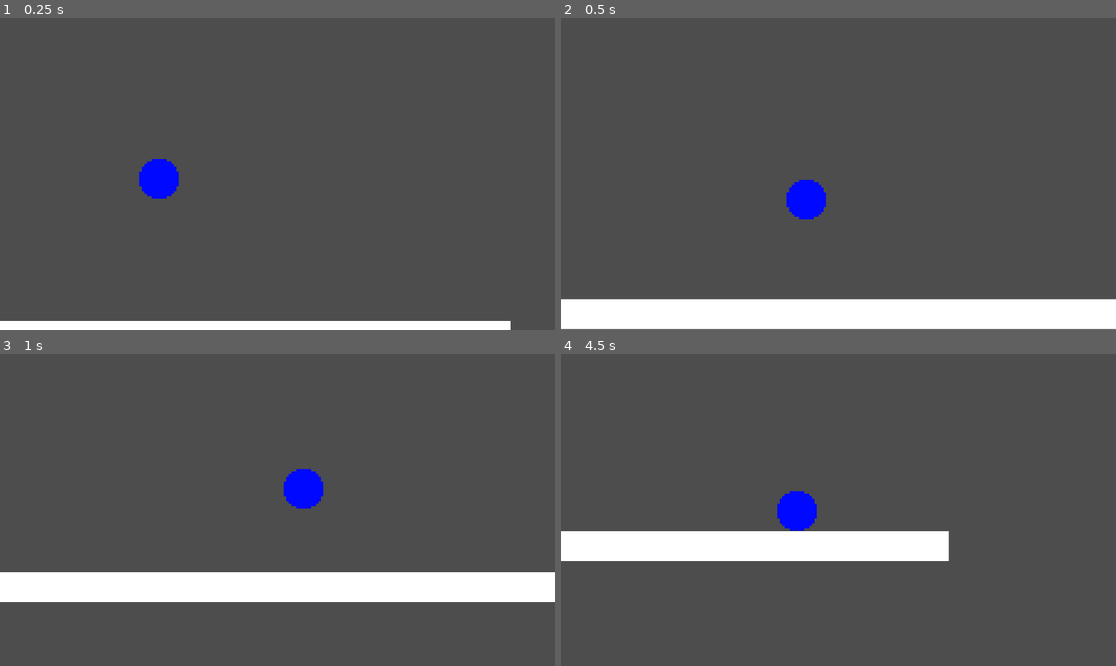
Above: before the commit, frames 1-4 (two rows, left to right).
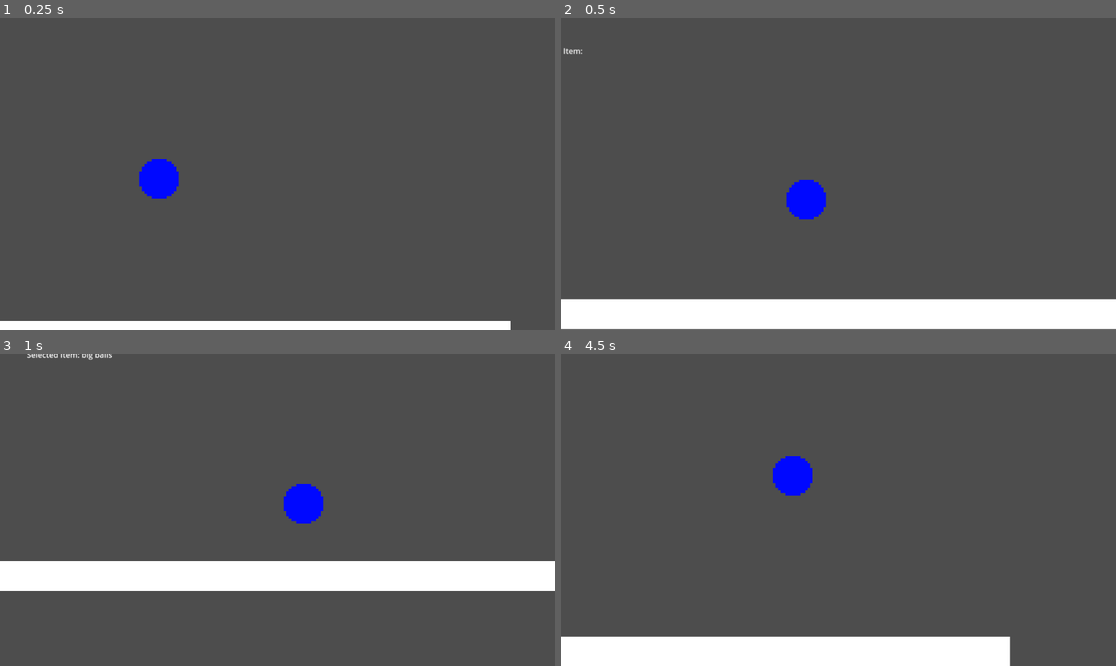
Above: after the commit, the same moments.

Repository: abysssal/lawless-shade
Game: Godot game, scene res://scenes/game.tscn
Two runs of this game, one before a commit and one after it. Both use one fixed random seed, a clock stepped at 60 frames per second and the inputs below.
Inputs (mouse positions are in pixels of both pictures, inside the frame that each line leads up to):
- Up to frame 1 (0.25 s): no input
- Up to frame 2 (0.5 s): no input
- Up to frame 3 (1 s): move the mouse to (399, 494) at 0.52 s; hold D (moveRight) from 0.53 s (still down); tap 1 (press1, bound only after the commit) at 0.6 s; tap W (jump) at 0.77 s; tap 2 (press2, bound only after the commit) at 0.8 s
- Up to frame 4 (4.5 s): tap W (jump) at 1.07, 1.52, 1.82, 3.02, 3.32, 3.77, 3.8, 4.07, 4.35 s; move the mouse to (727, 525) at 1.27 s; release D (moveRight) at 1.28 s; hold A (moveLeft) 1.28-2.03 s; tap 2 (press2, bound only after the commit) at 1.35 s; tap 3 (press3, bound only after the commit) at 1.55, 2.1 s; move the mouse to (894, 441) at 2.02 s; hold D (moveRight) 2.03-3.53 s; tap Mouse wheel down (scrollWheelDown, bound only after the com… at 2.3, 2.85 s; move the mouse to (810, 572) at 2.77 s; tap Mouse wheel up (scrollWheelUp, bound only after the commit) at 3.05, 3.6 s; move the mouse to (1005, 556) at 3.52 s; hold A (moveLeft) from 3.53 s (still down); move the mouse to (672, 463) at 4.27 s

Frame 1 is identical in both runs. In frame 2, less than 0.1% of the frame differs, in the area x 0-4%, y 9-12%; in frame 3, 8.0%; in frame 4, 16%, in the area x 0-81%, y 32-100%.

Commit message:
player movement

Diff:
--- /dev/null
+++ b/code/Game.gd
@@ -0,0 +1,13 @@
+extends Node2D
+
+@onready var player = $Player
+@onready var camera = $Camera2D
+@onready var itemLabel = $GUI/Item
+@onready var gui = $GUI
+
+func _process(delta):
+	camera.position = player.position
+	gui.position = camera.position - Vector2(get_window().size / 2)
+
+func when_item_changes(itemName):
+	itemLabel.text = "Selected Item: " + itemName
--- a/code/Player.gd
+++ b/code/Player.gd
@@ -1,27 +1,68 @@
 extends RigidBody2D
+
+signal selected_item_change(itemName : String)
+
+@onready var itemLabel = $"./"
 
 var speed : int = 3000
 var jumpPower : int = 500
 var jumps : int = 2
+
 var dt : float = 0
+
+var items = ["none", "big balls", "big dicks"]
+var selectedItem = 0
+
+func _init():
+	selected_item_change.emit(items[selectedItem])
 
 func _process(delta):
 	dt = delta
 
+	var currentSelectedItem = selectedItem
 
+	if Input.is_action_just_pressed("press1"):
+		selectedItem = 0
+
+	if Input.is_action_just_pressed("press2"):
+		selectedItem = 1
+
+	if Input.is_action_just_pressed("press3"):
+		selectedItem = 2
+
+	if Input.is_action_just_pressed("scrollWheelDown"):
+		if selectedItem == 2:
+			selectedItem = 0
+		else:
+			selectedItem -= 1
+
+	if Input.is_action_just_pressed("scrollWheelUp"):
+		if selectedItem == 0:
+			selectedItem = 1
+		else:
+			selectedItem += 1
+
+	if not selectedItem == currentSelectedItem:
+		selected_item_change.emit(items[selectedItem])
 
 func _integrate_forces(state):
 	if linear_velocity.x < 500:
 		if Input.is_action_pressed("moveRight"):
 			print("right")
-			apply_impulse(Vector2(speed * dt, 0))
+			if linear_velocity.x != 0:
+				apply_impulse(Vector2(speed * dt, 0))
+			else:
+				apply_impulse(Vector2(speed * dt, 0))
 
 	if linear_velocity.x > -500:
 		if Input.is_action_pressed("moveLeft"):
 			print("left")
-			apply_impulse(Vector2(-speed * dt, 0))
+			if linear_velocity.x != 0:
+				apply_impulse(Vector2(-speed * dt, 0))
+			else:
+				apply_impulse(Vector2(speed * dt, 0))
 
-	if jumps > 0:
+	if jumps > 0 and linear_velocity.y > -750:
 		if Input.is_action_just_pressed("jump"):
 			print("jump")
 			apply_impulse(Vector2(0, -jumpPower))
@@ -29,7 +70,7 @@
 
 	print(linear_velocity)
 
-
 func _on_body_entered(body):
+	print(body.name)
 	if body.is_in_group("regainJump"):
 		jumps = 2
--- a/code/game.gd
+++ /dev/null
@@ -1,7 +0,0 @@
-extends Node2D
-
-@onready var player = $Player
-@onready var camera = $Camera2D
-
-func _process(delta):
-	camera.position = player.position
--- a/project.godot
+++ b/project.godot
@@ -40,6 +40,34 @@
 , Object(InputEventKey,"resource_local_to_scene":false,"resource_name":"","device":-1,"window_id":0,"alt_pressed":false,"shift_pressed":false,"ctrl_pressed":false,"meta_pressed":false,"pressed":false,"keycode":0,"physical_keycode":4194320,"key_label":0,"unicode":0,"echo":false,"script":null)
 ]
 }
+scrollWheelUp={
+"deadzone": 0.5,
+"events": [Object(InputEventMouseButton,"resource_local_to_scene":false,"resource_name":"","device":-1,"window_id":0,"alt_pressed":false,"shift_pressed":false,"ctrl_pressed":false,"meta_pressed":false,"button_mask":0,"position":Vector2(0, 0),"global_position":Vector2(0, 0),"factor":1.0,"button_index":4,"canceled":false,"pressed":false,"double_click":false,"script":null)
+]
+}
+scrollWheelDown={
+"deadzone": 0.5,
+"events": [Object(InputEventMouseButton,"resource_local_to_scene":false,"resource_name":"","device":-1,"window_id":0,"alt_pressed":false,"shift_pressed":false,"ctrl_pressed":false,"meta_pressed":false,"button_mask":0,"position":Vector2(0, 0),"global_position":Vector2(0, 0),"factor":1.0,"button_index":5,"canceled":false,"pressed":false,"double_click":false,"script":null)
+]
+}
+press1={
+"deadzone": 0.5,
+"events": [Object(InputEventKey,"resource_local_to_scene":false,"resource_name":"","device":-1,"window_id":0,"alt_pressed":false,"shift_pressed":false,"ctrl_pressed":false,"meta_pressed":false,"pressed":false,"keycode":0,"physical_keycode":49,"key_label":0,"unicode":49,"echo":false,"script":null)
+, Object(InputEventKey,"resource_local_to_scene":false,"resource_name":"","device":-1,"window_id":0,"alt_pressed":false,"shift_pressed":false,"ctrl_pressed":false,"meta_pressed":false,"pressed":false,"keycode":0,"physical_keycode":4194439,"key_label":0,"unicode":0,"echo":false,"script":null)
+]
+}
+press2={
+"deadzone": 0.5,
+"events": [Object(InputEventKey,"resource_local_to_scene":false,"resource_name":"","device":-1,"window_id":0,"alt_pressed":false,"shift_pressed":false,"ctrl_pressed":false,"meta_pressed":false,"pressed":false,"keycode":0,"physical_keycode":50,"key_label":0,"unicode":50,"echo":false,"script":null)
+, Object(InputEventKey,"resource_local_to_scene":false,"resource_name":"","device":-1,"window_id":0,"alt_pressed":false,"shift_pressed":false,"ctrl_pressed":false,"meta_pressed":false,"pressed":false,"keycode":0,"physical_keycode":4194440,"key_label":0,"unicode":0,"echo":false,"script":null)
+]
+}
+press3={
+"deadzone": 0.5,
+"events": [Object(InputEventKey,"resource_local_to_scene":false,"resource_name":"","device":-1,"window_id":0,"alt_pressed":false,"shift_pressed":false,"ctrl_pressed":false,"meta_pressed":false,"pressed":false,"keycode":0,"physical_keycode":51,"key_label":0,"unicode":51,"echo":false,"script":null)
+, Object(InputEventKey,"resource_local_to_scene":false,"resource_name":"","device":-1,"window_id":0,"alt_pressed":false,"shift_pressed":false,"ctrl_pressed":false,"meta_pressed":false,"pressed":false,"keycode":0,"physical_keycode":4194441,"key_label":0,"unicode":0,"echo":false,"script":null)
+]
+}
 
 [rendering]
 
--- a/scenes/game.tscn
+++ b/scenes/game.tscn
@@ -1,10 +1,8 @@
-[gd_scene load_steps=5 format=3 uid="uid://bguauhpbv5is3"]
+[gd_scene load_steps=4 format=3 uid="uid://bguauhpbv5is3"]
 
 [ext_resource type="PackedScene" uid="uid://0253q7vlshtb" path="res://scenes/player.tscn" id="1_2c1l2"]
-[ext_resource type="Script" path="res://code/game.gd" id="1_kofgy"]
+[ext_resource type="Script" path="res://code/Game.gd" id="1_kofgy"]
 [ext_resource type="PackedScene" uid="uid://cbacn268rv46v" path="res://scenes/wall.tscn" id="2_a804h"]
-
-[sub_resource type="GDScript" id="GDScript_dtapi"]
 
 [node name="Game" type="Node2D"]
 script = ExtResource("1_kofgy")
@@ -19,4 +17,19 @@
 [node name="Camera2D" type="Camera2D" parent="."]
 position = Vector2(1488, 326)
 position_smoothing_enabled = true
-script = SubResource("GDScript_dtapi")
+
+[node name="GUI" type="Control" parent="."]
+layout_mode = 3
+anchors_preset = 0
+offset_right = 40.0
+offset_bottom = 40.0
+
+[node name="Item" type="Label" parent="GUI"]
+layout_mode = 0
+offset_left = 2.0
+offset_top = 3.0
+offset_right = 133.0
+offset_bottom = 51.0
+text = "Selected Item: "
+
+[connection signal="selected_item_change" from="Player" to="." method="when_item_changes"]
--- a/scenes/player.tscn
+++ b/scenes/player.tscn
@@ -4,7 +4,7 @@
 [ext_resource type="Texture2D" uid="uid://bxup0d0k8mqgu" path="res://art/prototypeArt/prototypingArt14.png" id="2_g0p4j"]
 
 [sub_resource type="PhysicsMaterial" id="PhysicsMaterial_t46xc"]
-bounce = 0.35
+absorbent = true
 
 [sub_resource type="CircleShape2D" id="CircleShape2D_bgf27"]
 radius = 41.5933
@@ -14,6 +14,7 @@
 
 [node name="Player" type="RigidBody2D"]
 physics_material_override = SubResource("PhysicsMaterial_t46xc")
+can_sleep = false
 lock_rotation = true
 script = ExtResource("1_f5cmv")
 
--- a/scenes/wall.tscn
+++ b/scenes/wall.tscn
@@ -17,7 +17,7 @@
 scale = Vector2(0.121094, 0.121094)
 texture = ExtResource("1_jnrja")
 
-[node name="Area2D" type="Area2D" parent="."]
+[node name="Area2DWall" type="Area2D" parent="." groups=["regainJump"]]
 
-[node name="CollisionShape2D" type="CollisionShape2D" parent="Area2D"]
+[node name="CollisionShape2D" type="CollisionShape2D" parent="Area2DWall"]
 shape = SubResource("RectangleShape2D_x5l01")
Not shown, changed: Game Design Document.md
